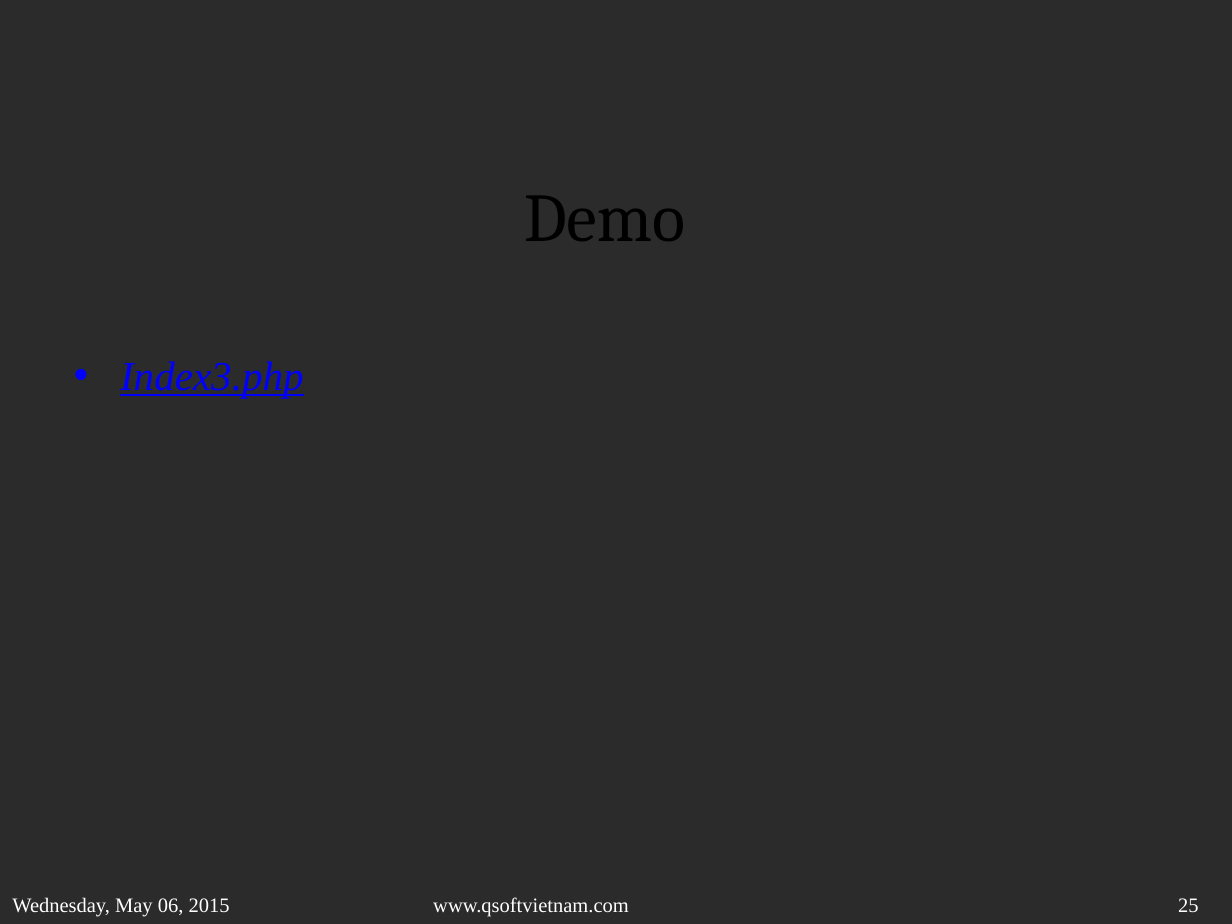
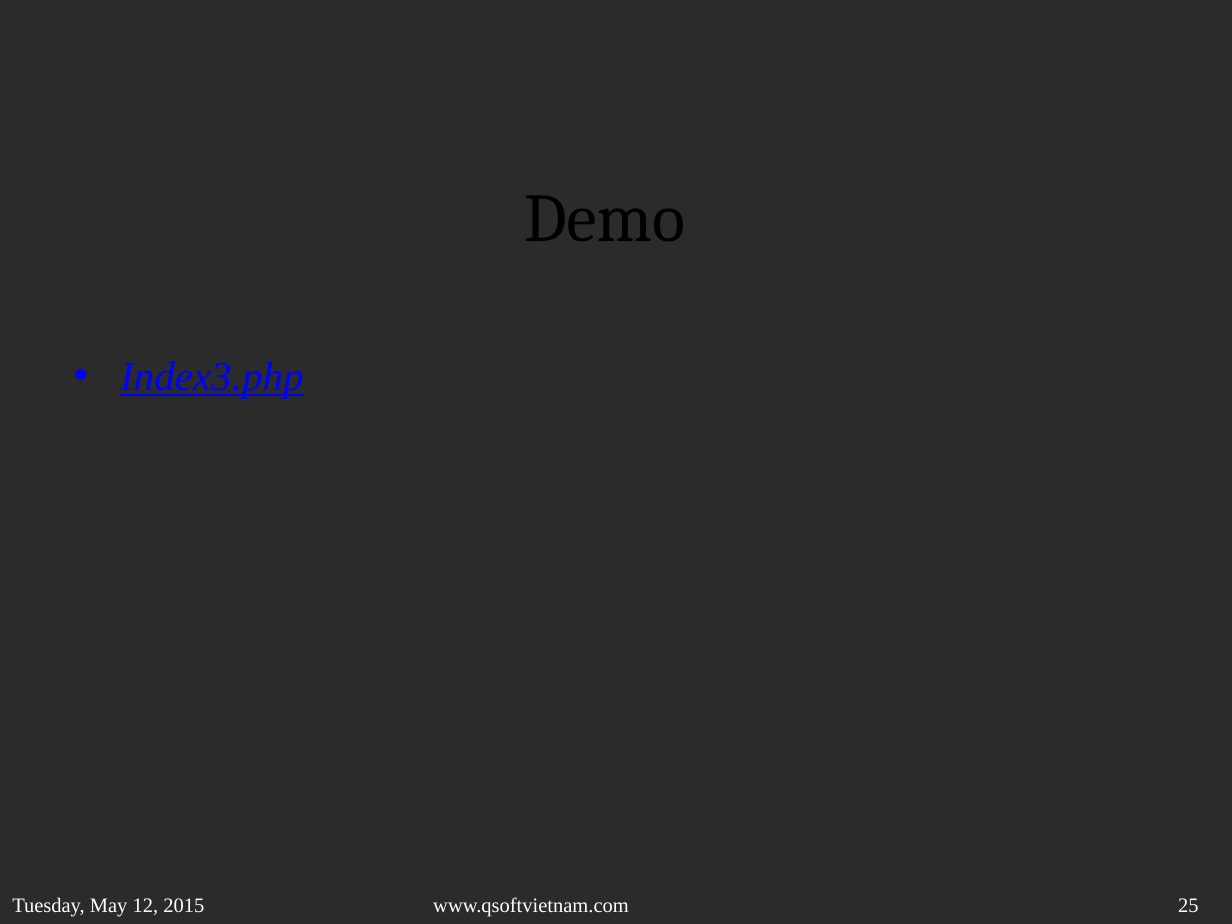
Before and after one commit to sonvq-qsoftvn/sqlinjection, a slide deck: slide 25 of QSoftVietnam_SlideTemplate2014- Sonvq.pptx. Drawn at 1232x924 pixels with LibreOffice and Linux fonts; fonts in the diff are those of the drawing; background and template pictures are left out; a plain dark background stands for a picture behind light text. Boxes give left, top, right and bottom in pixels: in the first picture for what was removed or moved away, otherwise in the second. Text is boxed around its words. In the diff, an @@ line names an element or a change of style, - is before the commit and + after.

```diff
--- a/QSoftVietnam_SlideTemplate2014- Sonvq.pptx
+++ b/QSoftVietnam_SlideTemplate2014- Sonvq.pptx
@@ text at <box>12,897,204,917</box>: text changed @@
-Wednesday, May 06, 2015
+Tuesday, May 12, 2015
```
Also in this commit, not shown: 26 other slides changed.
